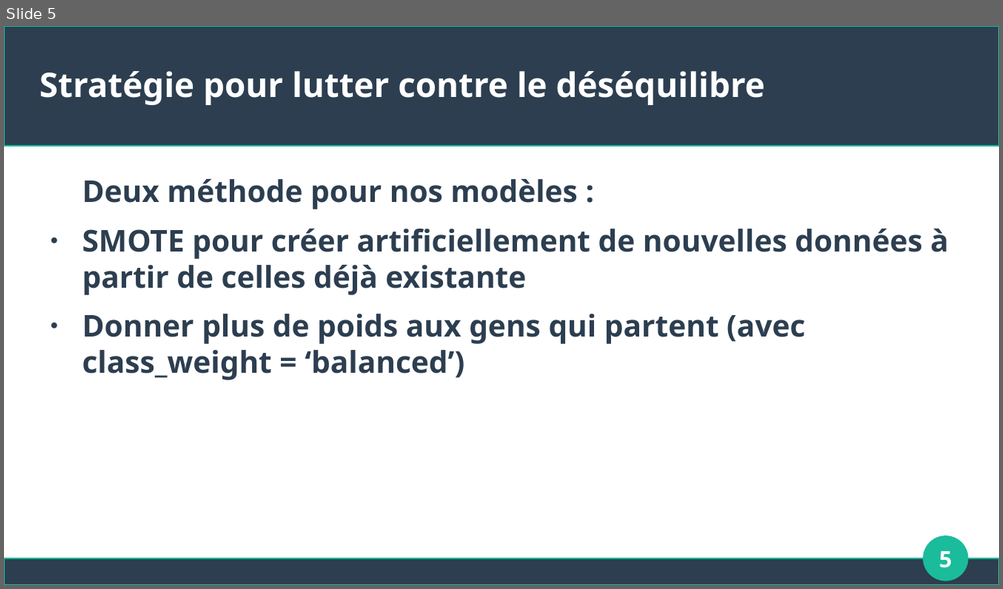
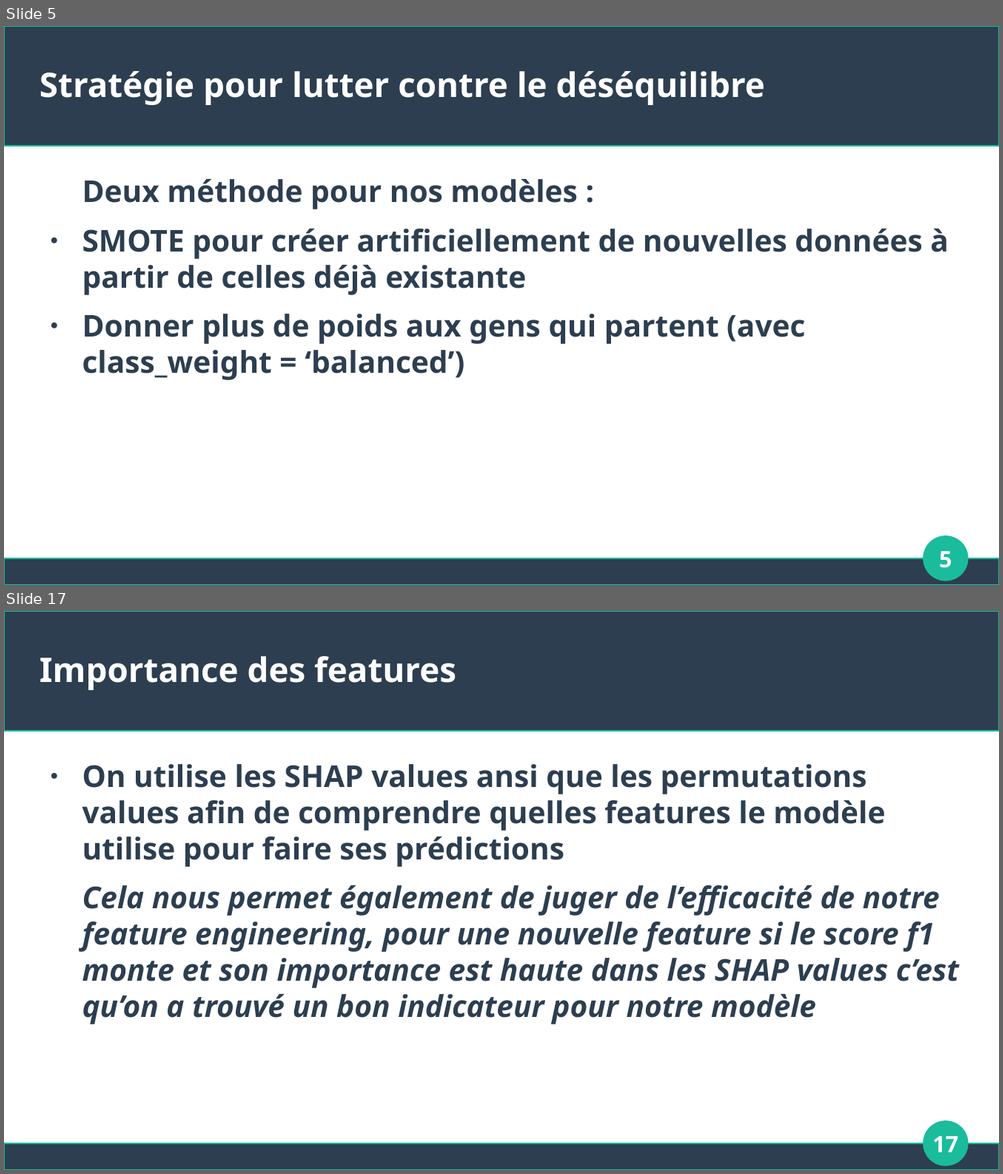
Before and after one commit to Apinsun/Projet4, a slide deck: presentation.odp. Shown one above the other, each under a label of ours: slide 5 before the commit, slides 5 and 17 after it; the slides between them are not shown. The pictures are 1003x589 and 1003x1174 pixels, drawn with LibreOffice and Linux fonts; fonts in the diff are those of the drawing. Boxes give left, top, right and bottom in pixels: in the first picture for what was removed or moved away, otherwise in the second. Text is boxed around its words. In the diff, an @@ line names an element or a change of style, - is before the commit and + after.

```diff
--- a/presentation.odp
+++ b/presentation.odp
@@ slide 17 added at [4,611,999,1170], background #FFFFFF; not listed: 3 template elements that a slide beside it also shows @@
@@ title added at [40,656,456,690], 27 pt, text #FFFFFF, bold @@
+Importance des features
@@ text added at [82,764,959,1025], 24 pt, text #2C3E50, bold, italic @@
+● On utilise les SHAP values ansi que les permutations values afin de comprendre quelles features le modèle utilise pour faire ses prédictions
+Cela nous permet également de juger de l’efficacité de notre feature engineering, pour une nouvelle feature si le score f1 monte et son importance est haute dans les SHAP values c’est qu’on a trouvé un bon indicateur pour notre modèle
@@ page number added at [932,1136,958,1153], 18 pt, text #FFFFFF, bold @@
+17
```
Also in this commit, not shown: 2 slides changed, 12 other slides added, 1 slide removed, 1 other file.
